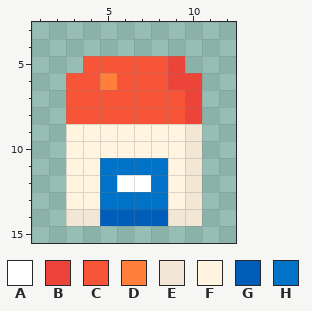
One commit to this pixel-art sprite: assets/images/nav/main.png. That is the earlier state.
The file is 112x152 pixels, drawn in blocks of 8x8; one block is one cell here. Shown: x 1..12, y 3..15.
Palette (. is transparent): A #ffffff  B #ec4439  C #f85437  D #ff7f3b  E #f1e7d4  F #fff4e0  G #005dba  H #0072c8
Now the later version:
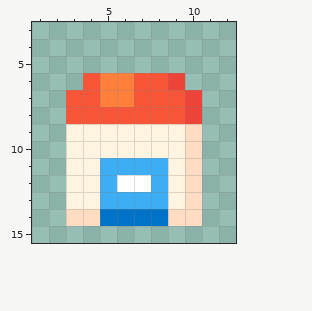
What changed:
colour E: #f1e7d4 -> #ffdcc2
colour G: #005dba -> #0072c8
colour H: #0072c8 -> #3daef4
y 5: x 4..9 CCCCCB -> ......
y 6: x 3 C -> .; x 6 C -> D; x 10 B -> .
y 7: x 5..6 CC -> DD
